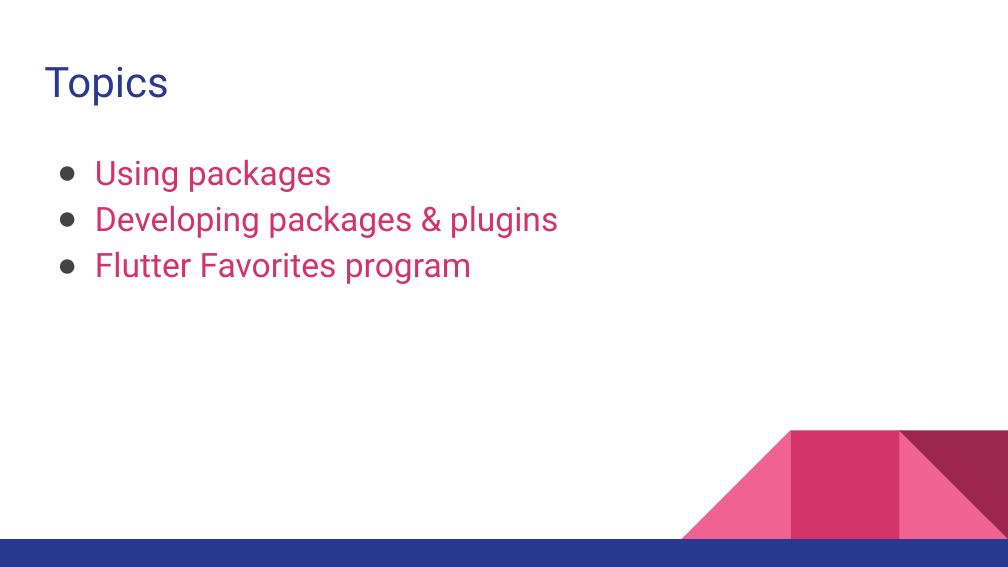
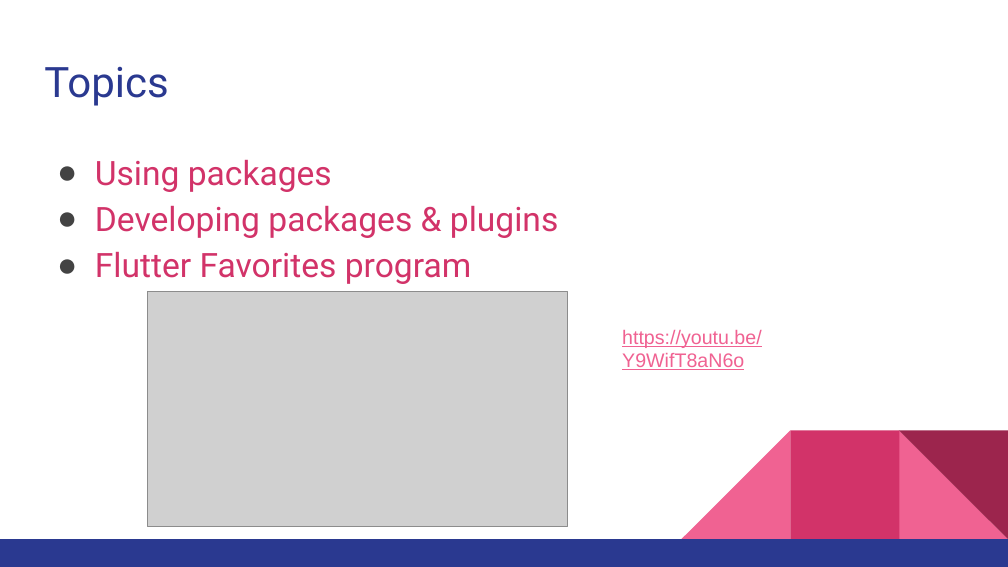
Before and after one commit to walkman617/Flutter2, a slide deck: slide 3 of Lecture/C06 Packages_Plugins.pptx. Drawn at 1008x567 pixels with LibreOffice and Linux fonts; fonts in the diff are those of the drawing; grey boxes stand for pictures. Boxes give left, top, right and bottom in pixels: in the first picture for what was removed or moved away, otherwise in the second. Text is boxed around its words. In the diff, an @@ line names an element or a change of style, - is before the commit and + after.

```diff
--- a/Lecture/C06 Packages_Plugins.pptx
+++ b/Lecture/C06 Packages_Plugins.pptx
@@ picture added at bbox=[147, 291, 568, 527] @@
@@ text added at bbox=[622, 330, 762, 370], 14 pt, text #F06292, underline @@
+https://youtu.be/Y9WifT8aN6o
```
Also in this commit, not shown: 5 other slides changed, 4 slides added, 4 slides removed.
